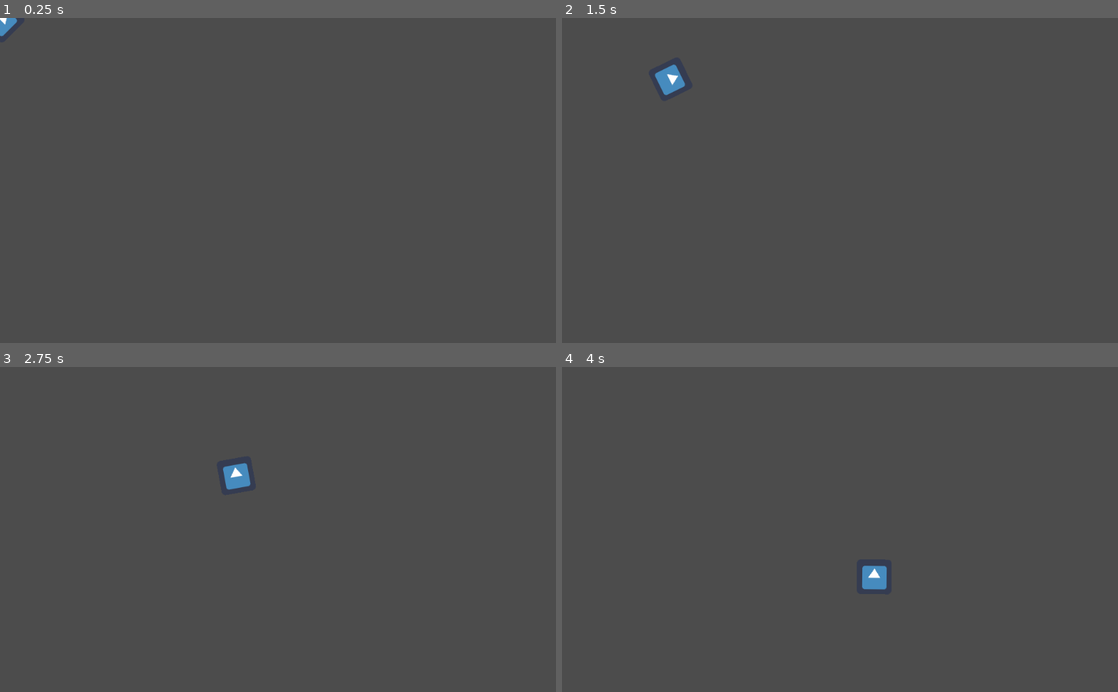
Above: before the commit, frames 1-4 (two rows, left to right).
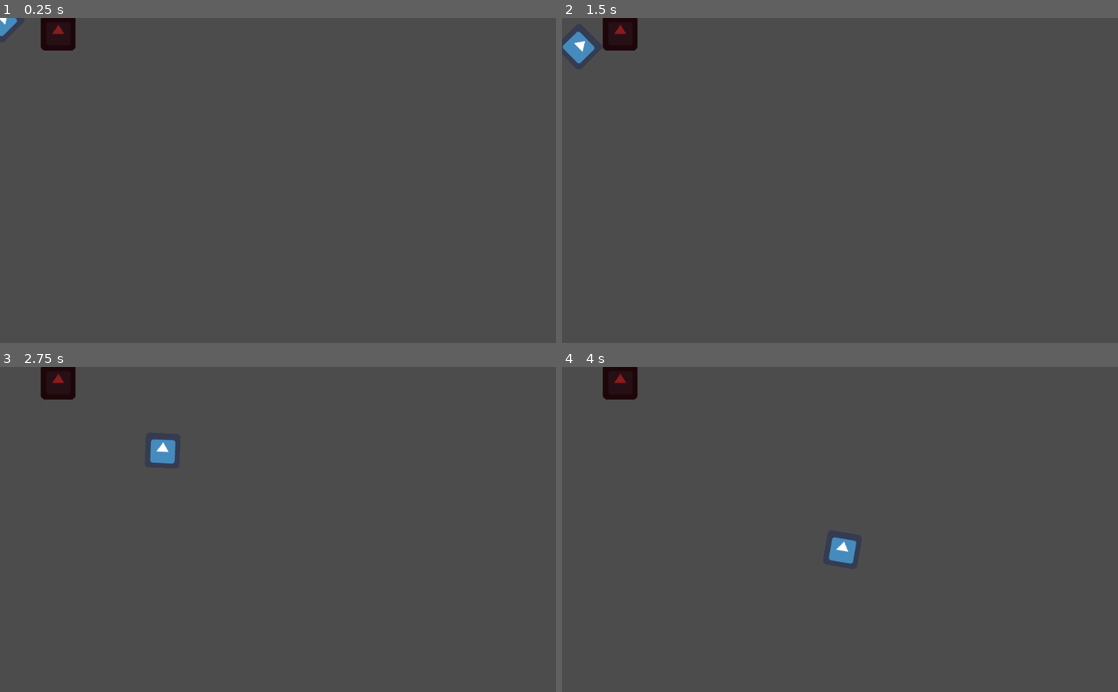
Above: after the commit, the same moments.

Repository: ady2303/JuiceJam
Game: Godot game, scene res://Scenes/World.tscn
Two runs of this game, one before a commit and one after it. Both use one fixed random seed, a clock stepped at 60 frames per second and the inputs below. The engine's default icon, where the game draws it, is replaced by a stand-in: a white triangle on a blue panel in a dark square.
Inputs (mouse positions are in pixels of both pictures, inside the frame that each line leads up to):
- Up to frame 1 (0.25 s): no input
- Up to frame 2 (1.5 s): tap Enter at 0.5 s; move the mouse to (962, 164) at 0.52 s; move the mouse to (728, 196) at 1.27 s
- Up to frame 3 (2.75 s): move the mouse to (333, 458) at 2.02 s
- Up to frame 4 (4 s): move the mouse to (812, 594) at 2.77 s; move the mouse to (1006, 578) at 3.52 s

The runs differ from the first frame. In frame 1, 0.6% of the frame differs, in the area x 7-14%, y 0-11%; in frame 2, 1.3%; in frame 3, 1.3%, in the area x 7-46%, y 0-38%; in frame 4, 1.3%.

Commit message:
Creation of enemy node

Diff:
--- /dev/null
+++ b/JuiceJamGame/Scenes/Enemy.gd
@@ -0,0 +1,16 @@
+extends Node2D
+
+
+# Declare member variables here. Examples:
+# var a = 2
+# var b = "text"
+
+
+# Called when the node enters the scene tree for the first time.
+func _ready():
+	pass # Replace with function body.
+
+
+# Called every frame. 'delta' is the elapsed time since the previous frame.
+#func _process(delta):
+#	pass
--- /dev/null
+++ b/JuiceJamGame/Scenes/Enemy.tscn
@@ -0,0 +1,17 @@
+[gd_scene load_steps=3 format=2]
+
+[ext_resource path="res://icon.png" type="Texture" id=1]
+
+[sub_resource type="RectangleShape2D" id=1]
+extents = Vector2( 31.7094, 30.963 )
+
+[node name="Enemy" type="Node2D"]
+
+[node name="KinematicBody2D" type="KinematicBody2D" parent="."]
+
+[node name="Sprite" type="Sprite" parent="KinematicBody2D"]
+modulate = Color( 0.545098, 0.113725, 0.113725, 1 )
+texture = ExtResource( 1 )
+
+[node name="CollisionShape2D" type="CollisionShape2D" parent="KinematicBody2D"]
+shape = SubResource( 1 )
--- /dev/null
+++ b/JuiceJamGame/Scenes/Player.tscn
@@ -0,0 +1,16 @@
+[gd_scene load_steps=4 format=2]
+
+[ext_resource path="res://icon.png" type="Texture" id=1]
+[ext_resource path="res://Scripts/Player.gd" type="Script" id=2]
+
+[sub_resource type="RectangleShape2D" id=1]
+extents = Vector2( 31.0471, 31.2469 )
+
+[node name="Player" type="KinematicBody2D"]
+script = ExtResource( 2 )
+
+[node name="Sprite" type="Sprite" parent="."]
+texture = ExtResource( 1 )
+
+[node name="CollisionShape2D" type="CollisionShape2D" parent="."]
+shape = SubResource( 1 )
--- a/JuiceJamGame/Scenes/World.tscn
+++ b/JuiceJamGame/Scenes/World.tscn
@@ -1,7 +1,11 @@
-[gd_scene load_steps=2 format=2]
+[gd_scene load_steps=3 format=2]
 
 [ext_resource path="res://Player.tscn" type="PackedScene" id=1]
+[ext_resource path="res://Scenes/Enemy.tscn" type="PackedScene" id=2]
 
 [node name="World" type="Node2D"]
 
 [node name="Player" parent="." instance=ExtResource( 1 )]
+
+[node name="Enemy" parent="." instance=ExtResource( 2 )]
+position = Vector2( 107.198, 27.5327 )
